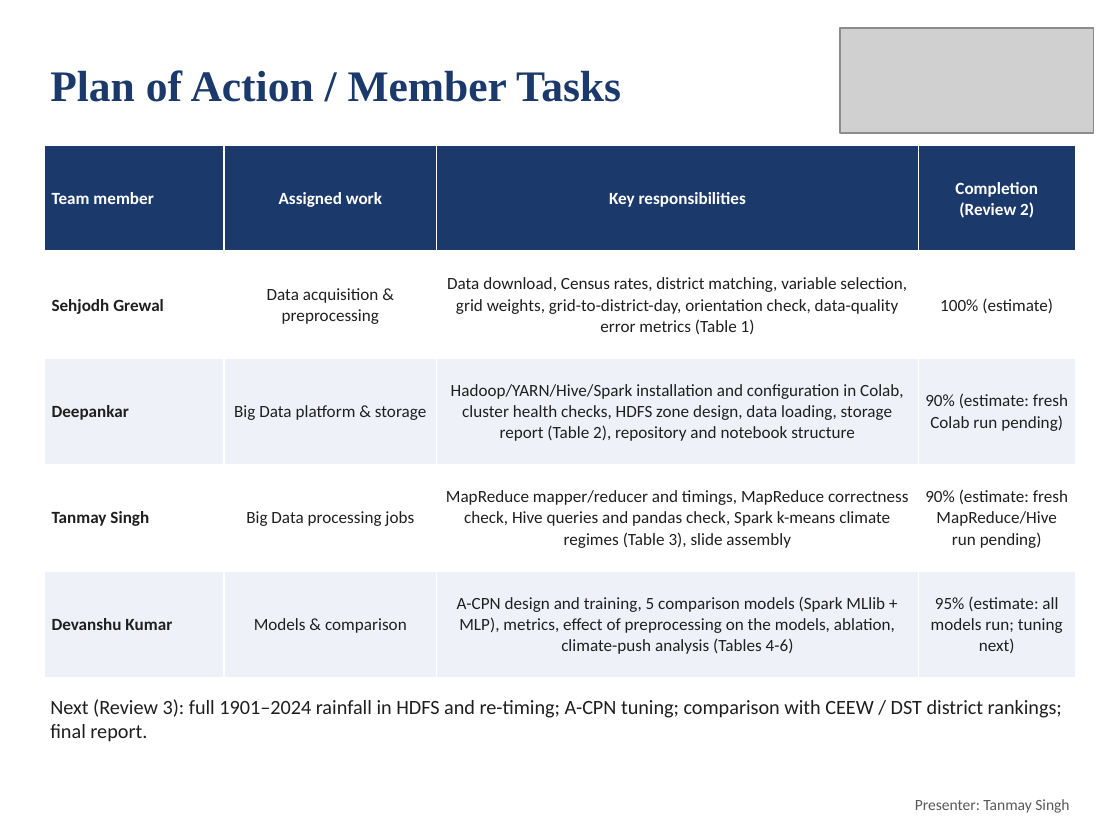
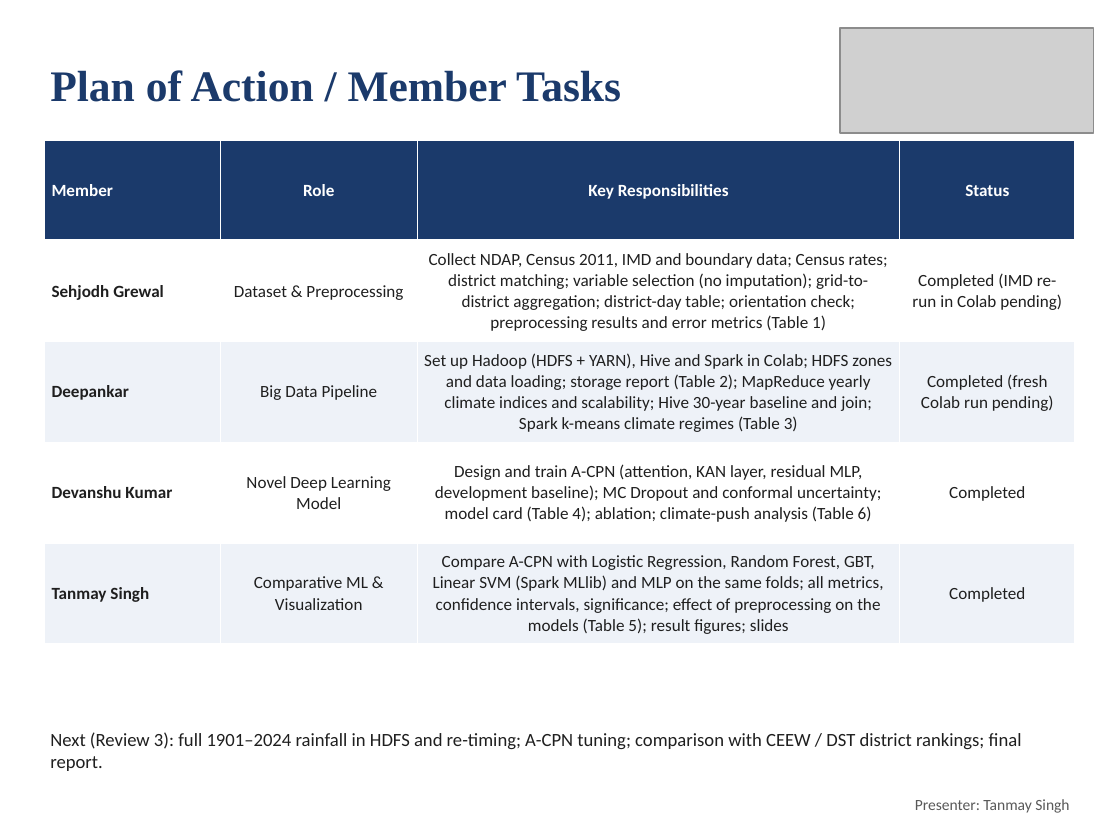
Before and after one commit to deepankarkumar1310/hadoop-ml-algorithm-, a slide deck: slide 30 of docs/Review2_Deck.pptx (slide 28 before the commit). Drawn at 1120x840 pixels with LibreOffice and Linux fonts; fonts in the diff are those of the drawing; grey boxes stand for pictures. Boxes give left, top, right and bottom in pixels: in the first picture for what was removed or moved away, otherwise in the second. Text is boxed around its words. In the diff, an @@ line names an element or a change of style, - is before the commit and + after.

Commit message:
Team roles: dataset and preprocessing, Big Data pipeline, novel model, comparative ML and visualisation

```diff
--- a/docs/Review2_Deck.pptx
+++ b/docs/Review2_Deck.pptx
@@ table at (45, 140, 1076, 644) @@
-row 1: Team member | Assigned work | Key responsibilities | Completion (Review 2)
+row 1: Member | Role | Key Responsibilities | Status
-row 2: Sehjodh Grewal | Data acquisition & preprocessing | Data download, Census rates, district matching, variable selection, grid weights, grid-to-district-day, orientation check, data-quality error metrics (Table 1) | 100% (estimate)
+row 2: Sehjodh Grewal | Dataset & Preprocessing | Collect NDAP, Census 2011, IMD and boundary data; Census rates; district matching; variable selection (no imputation); grid-to-district aggregation; district-day table; orientation check; preprocessing results and error metrics (Table 1) | Completed (IMD re-run in Colab pending)
-row 3: Deepankar | Big Data platform & storage | Hadoop/YARN/Hive/Spark installation and configuration in Colab, cluster health checks, HDFS zone design, data loading, storage report (Table 2), repository and notebook structure | 90% (estimate: fresh Colab run pending)
+row 3: Deepankar | Big Data Pipeline | Set up Hadoop (HDFS + YARN), Hive and Spark in Colab; HDFS zones and data loading; storage report (Table 2); MapReduce yearly climate indices and scalability; Hive 30-year baseline and join; Spark k-means climate regimes (Table 3) | Completed (fresh Colab run pending)
-row 4: Tanmay Singh | Big Data processing jobs | MapReduce mapper/reducer and timings, MapReduce correctness check, Hive queries and pandas check, Spark k-means climate regimes (Table 3), slide assembly | 90% (estimate: fresh MapReduce/Hive run pending)
+row 4: Devanshu Kumar | Novel Deep Learning Model | Design and train A-CPN (attention, KAN layer, residual MLP, development baseline); MC Dropout and conformal uncertainty; model card (Table 4); ablation; climate-push analysis (Table 6) | Completed
-row 5: Devanshu Kumar | Models & comparison | A-CPN design and training, 5 comparison models (Spark MLlib + MLP), metrics, effect of preprocessing on the models, ablation, climate-push analysis (Tables 4-6) | 95% (estimate: all models run; tuning next)
+row 5: Tanmay Singh | Comparative ML & Visualization | Compare A-CPN with Logistic Regression, Random Forest, GBT, Linear SVM (Spark MLlib) and MLP on the same folds; all metrics, confidence intervals, significance; effect of preprocessing on the models (Table 5); result figures; slides | Completed
@@ table: place and size @@
-table at (45, 146, 1075, 678)
+table at (45, 140, 1076, 644)
@@ text "Next (Review 3): full 1901–2024 ...": place and size @@
-text "Next (Review 3): full 1901–2024 ..." at (50, 699, 1062, 742)
+text "Next (Review 3): full 1901–2024 ..." at (50, 732, 1022, 771)
@@ text "Next (Review 3): full 1901–2024 ..." at (50, 732, 1022, 771): size 13 to 12 pt @@
```
Also in this commit, not shown: 8 other slides changed, 3 slides added, 1 slide removed, 3 other files.
